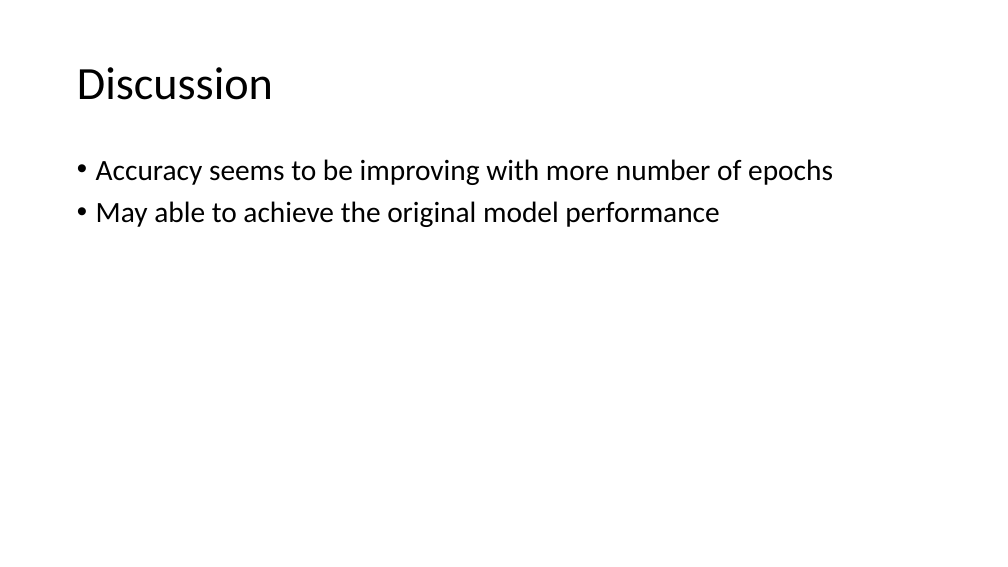
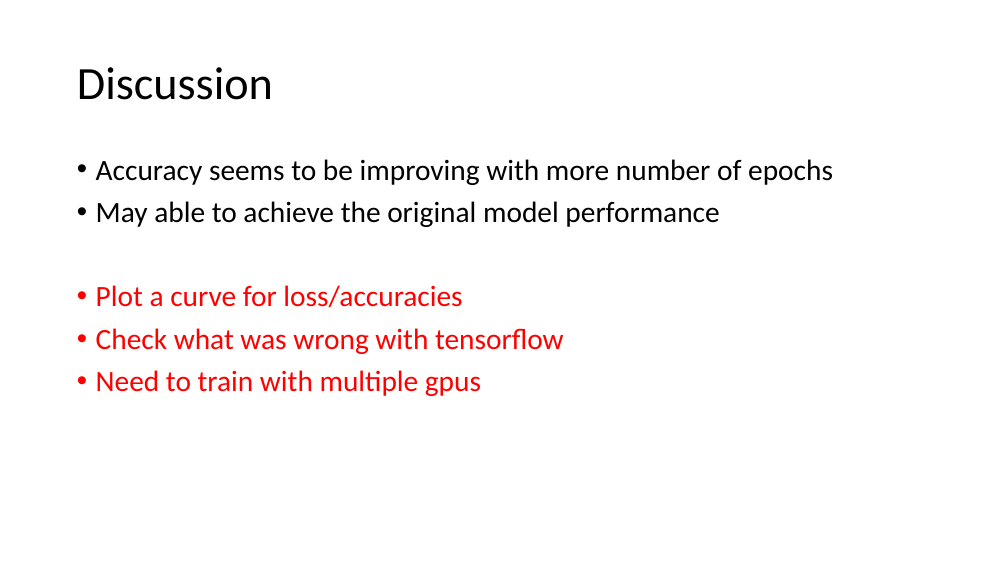
Before and after one commit to minar09/VGG16-PyTorch, a slide deck: slide 20 of report/Report_on_PyTorch_VGG16_training.pptx. Drawn at 1008x567 pixels with LibreOffice and Linux fonts; fonts in the diff are those of the drawing. Boxes give left, top, right and bottom in pixels: in the first picture for what was removed or moved away, otherwise in the second. Text is boxed around its words. In the diff, an @@ line names an element or a change of style, - is before the commit and + after.

```diff
--- a/report/Report_on_PyTorch_VGG16_training.pptx
+++ b/report/Report_on_PyTorch_VGG16_training.pptx
@@ text at (96,285,564,396): paragraphs added @@
+• Plot a curve for loss/accuracies
+• Check what was wrong with tensorflow
+• Need to train with multiple gpus
```
Also in this commit, not shown: 2 other slides changed, 11 other files.
